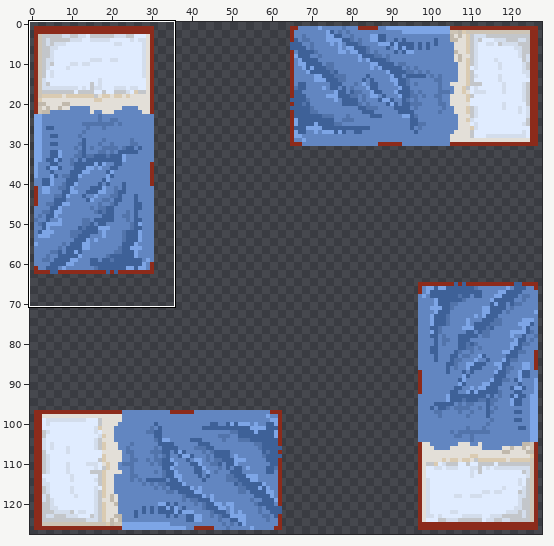
Pixel-art file, stored at src/assets/images/Beds.aseprite. Above, an overview of the earlier version with the close-up marked.
Close-up. Before the commit:
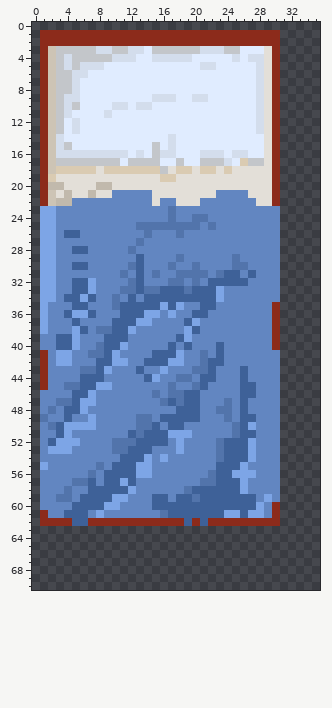
128x128 pixels, 1 frame. Colours within 5 levels of each other are drawn and written as one. Shown: x 0..35, y 0..70. The commit also changed other parts of the picture, which this record leaves out.
New version:
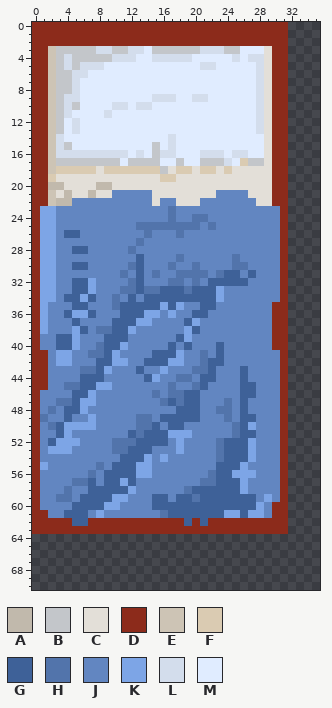
Palette (. is transparent): A #c1b9ac  B #c3c6ca  C #e3dfd8  D #8c2b1b  E #cdc4b5  F #dacbb2  G #3e6198  H #5274ab  J #6286c1  K #7da5e6  L #d3ddec  M #e0ecff
What changed:
Changed rows in their new state; - is an unchanged pixel.
first column x 0:
 0 DDDDDDDDDDDDDDDDDDDDDDDDDDDDDDDD
 1 D------------------------------D
 2 D------------------------------D
 3 D------------------------------D
 4 D------------------------------D
 5 D------------------------------D
 6 D------------------------------D
 7 D------------------------------D
 8 D------------------------------D
 9 D------------------------------D
10 D------------------------------D
11 D------------------------------D
12 D------------------------------D
13 D------------------------------D
14 D------------------------------D
15 D------------------------------D
16 D------------------------------D
17 D------------------------------D
18 D------------------------------D
19 D------------------------------D
20 D------------------------------D
21 D------------------------------D
22 D------------------------------D
23 D------------------------------D
24 D------------------------------D
25 D------------------------------D
26 D------------------------------D
27 D------------------------------D
28 D------------------------------D
29 D------------------------------D
30 D------------------------------D
31 D------------------------------D
32 D------------------------------D
33 D------------------------------D
34 D------------------------------D
35 D------------------------------D
36 D------------------------------D
37 D------------------------------D
38 D------------------------------D
39 D------------------------------D
40 D------------------------------D
41 D------------------------------D
42 D------------------------------D
43 D------------------------------D
44 D------------------------------D
45 D------------------------------D
46 D------------------------------D
47 D------------------------------D
48 D------------------------------D
49 D------------------------------D
50 D------------------------------D
51 D------------------------------D
52 D------------------------------D
53 D------------------------------D
54 D------------------------------D
55 D------------------------------D
56 D------------------------------D
57 D------------------------------D
58 D------------------------------D
59 D------------------------------D
60 D------------------------------D
61 D------------------------------D
62 D------------------------------D
63 DDDDDDDDDDDDDDDDDDDDDDDDDDDDDDDD
Where, in picture pixels (left, top, right, bottom), the same in both close-ups:
added: (32, 22, 288, 534)
